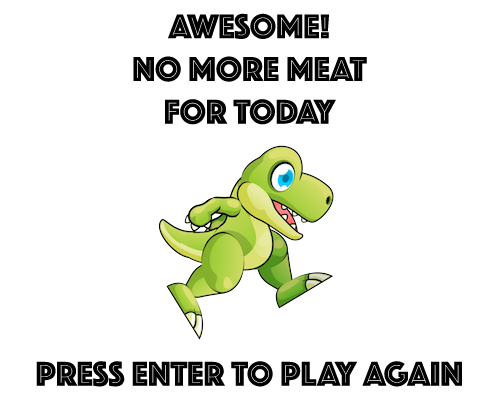
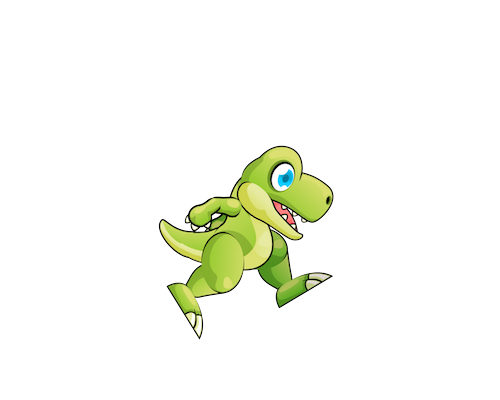
Revision of a layered 500×400 image; what changed, layer by layer:
painted on "AWESOME! NO MORE MEAT FOR TODAY PRESS ENTER TO PLAY AGAIN" over (36, 13, 462, 387)
